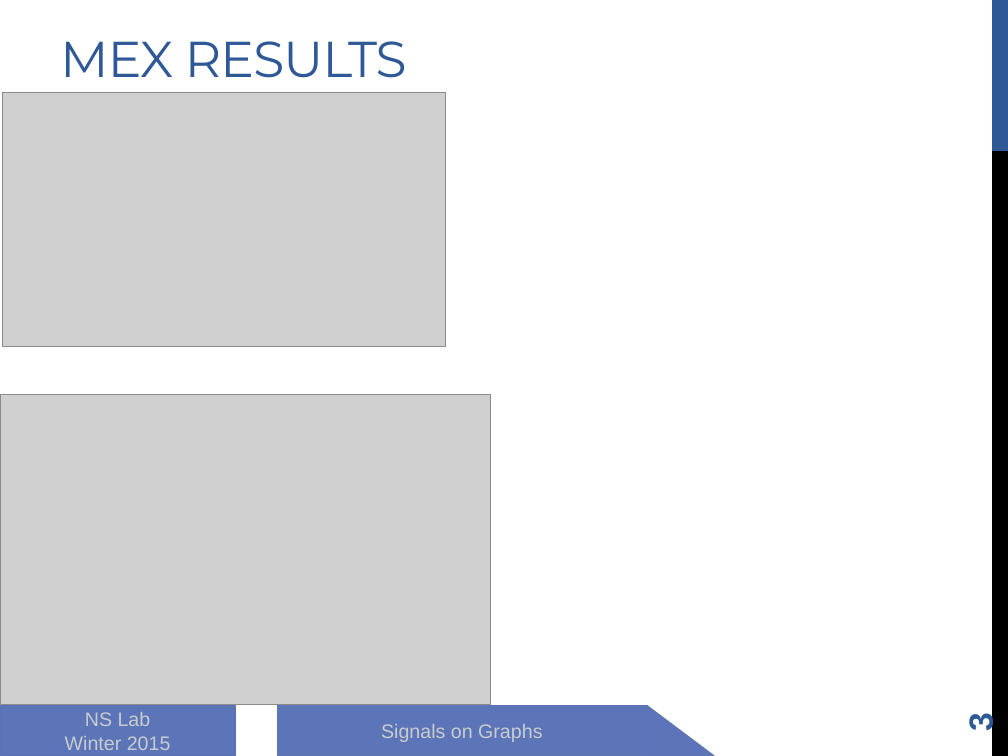
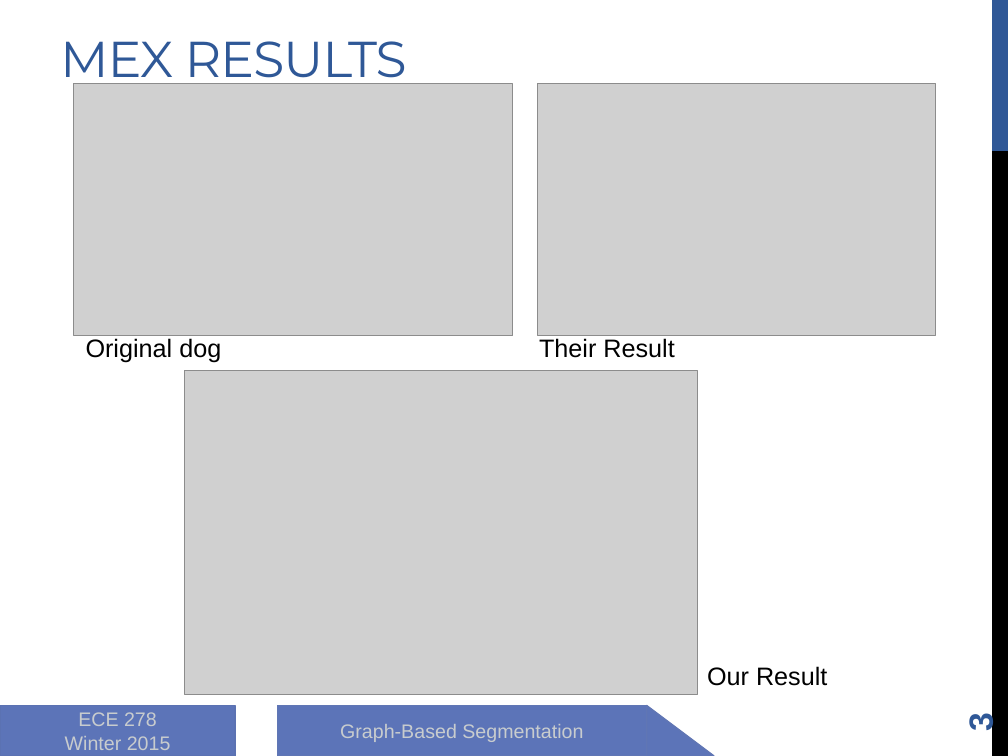
Before and after one commit to zhongguomeng/graph-based-segmentation, a slide deck: slide 3 of 8_report/presentation.pptx. Drawn at 1008x756 pixels with LibreOffice and Linux fonts; fonts in the diff are those of the drawing; grey boxes stand for pictures. Boxes give left, top, right and bottom in pixels: in the first picture for what was removed or moved away, otherwise in the second. Text is boxed around its words. In the diff, an @@ line names an element or a change of style, - is before the commit and + after.

```diff
--- a/8_report/presentation.pptx
+++ b/8_report/presentation.pptx
@@ picture resized from (x1=3, y1=93, x2=446, y2=347) to (x1=74, y1=84, x2=513, y2=336) @@
@@ picture resized from (x1=1, y1=395, x2=491, y2=705) to (x1=537, y1=84, x2=935, y2=336) @@
@@ text added at (x1=86, y1=338, x2=221, y2=363), 18 pt, text #000000 @@
+Original dog
@@ text added at (x1=539, y1=338, x2=674, y2=358), 18 pt, text #000000 @@
+Their Result
@@ picture added at (x1=184, y1=371, x2=697, y2=695) @@
@@ text added at (x1=707, y1=666, x2=827, y2=686), 18 pt, text #000000 @@
+Our Result
@@ text in rectangle at (x1=78, y1=712, x2=157, y2=726): text changed @@
-NS Lab
+ECE 278
@@ text in rectangle at (x1=340, y1=724, x2=583, y2=742): text changed @@
-Signals on Graphs
+Graph-Based Segmentation
```
Also in this commit, not shown: 4 other slides changed, 4 slides added, 7 other files.
